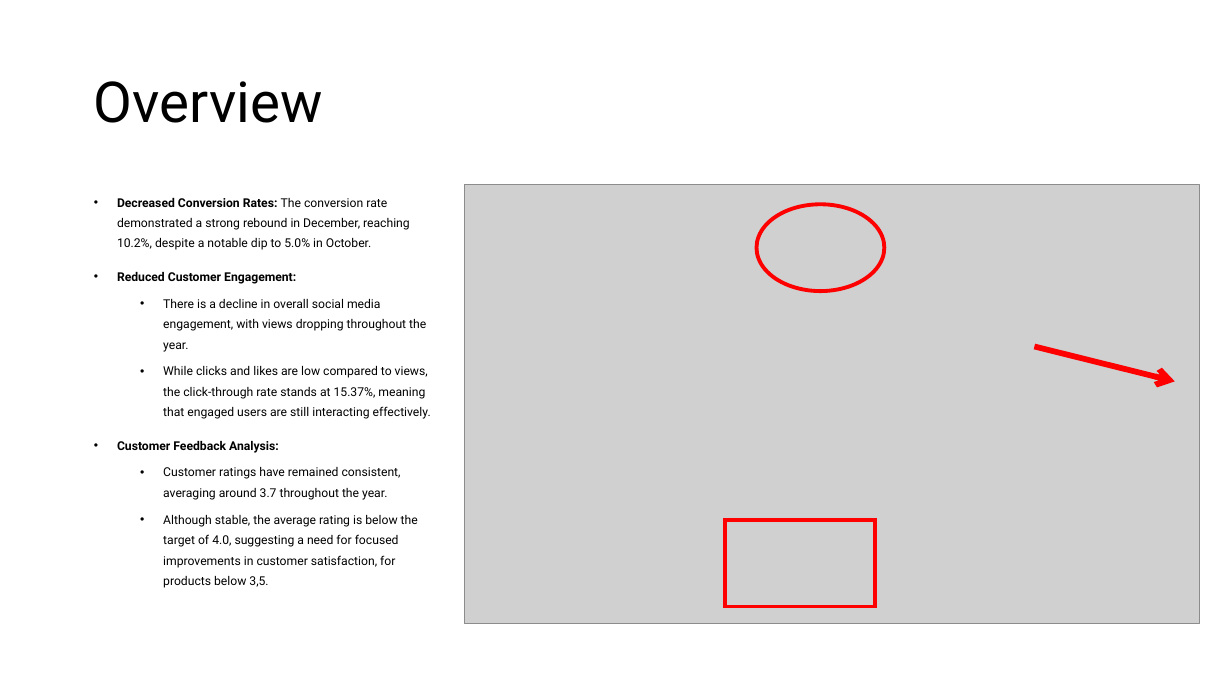
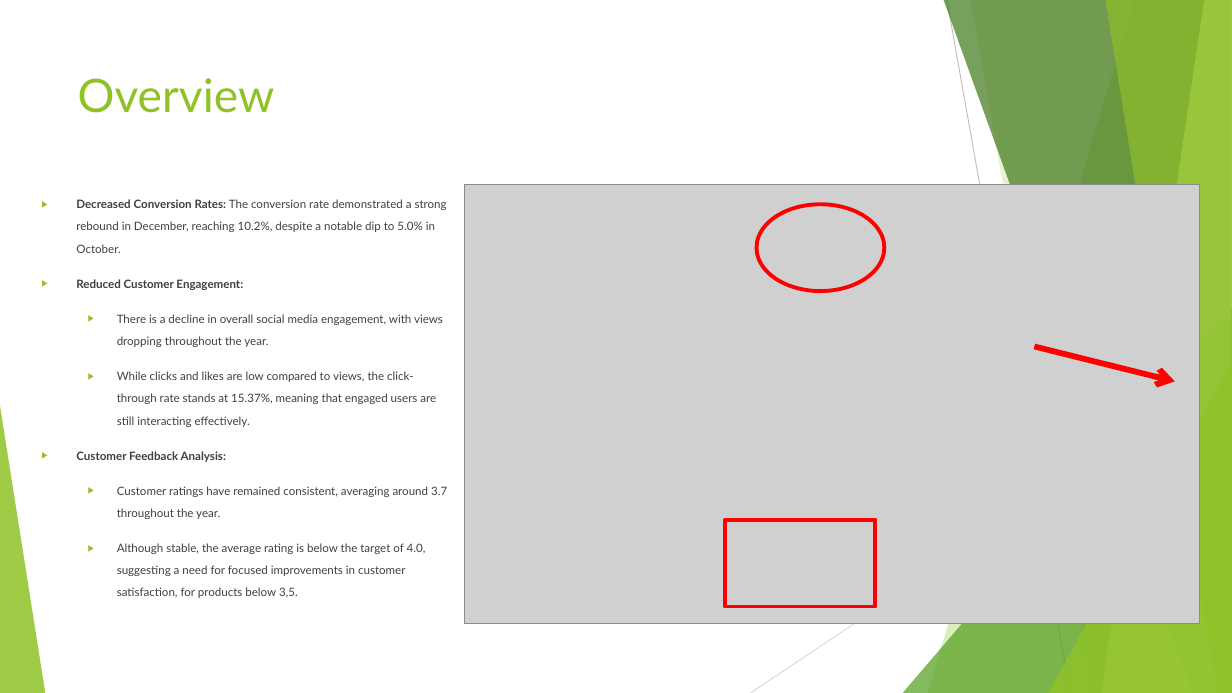
Before and after one commit to vijaypatidar123/-customer-feedback-marketing-analysis, a slide deck: slide 2 of 5. Presentation/Presentation Example.pptx. Drawn at 1232x693 pixels with LibreOffice and Linux fonts; fonts in the diff are those of the drawing; grey boxes stand for pictures. Boxes give left, top, right and bottom in pixels: in the first picture for what was removed or moved away, otherwise in the second. Text is boxed around its words. In the diff, an @@ line names an element or a change of style, - is before the commit and + after.

```diff
--- a/5. Presentation/Presentation Example.pptx
+++ b/5. Presentation/Presentation Example.pptx
@@ title "Overview": place and size @@
-title "Overview" at box(94, 81, 323, 123)
+title "Overview" at box(78, 78, 275, 113)
@@ title "Overview" at box(78, 78, 275, 113): size 44 to 36 pt, font Roboto to Lato, text colour #000000 to #90C226; line spacing 0.9 to 1; vertical alignment middle to top @@
@@ text "Decreased Conversion Rates: The conversion ...": place and size @@
-text "Decreased Conversion Rates: The conversion ..." at box(117, 198, 431, 588)
+text "Decreased Conversion Rates: The conversion ..." at box(76, 199, 447, 598)
@@ text "Decreased Conversion Rates: The conversion ..." at box(76, 199, 447, 598): size 9.5 to 9 pt, font Roboto to Lato, text colour #000000 to #404040; bullet • to ▶; line spacing 1.4 to 1.6; more space between paragraphs @@
@@ group added at box(0, 0, 1232, 693): 5 freeform shapes, 3 triangles, 2 lines @@
```
Also in this commit, not shown: 5 other slides changed.
